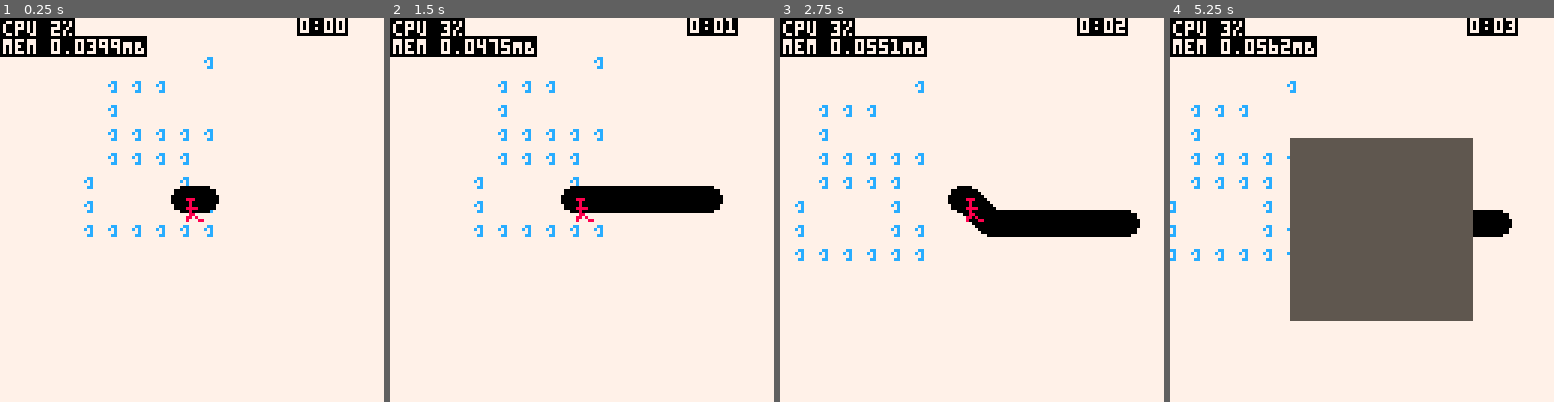
Above: before the commit, frames 1-4 (left to right).
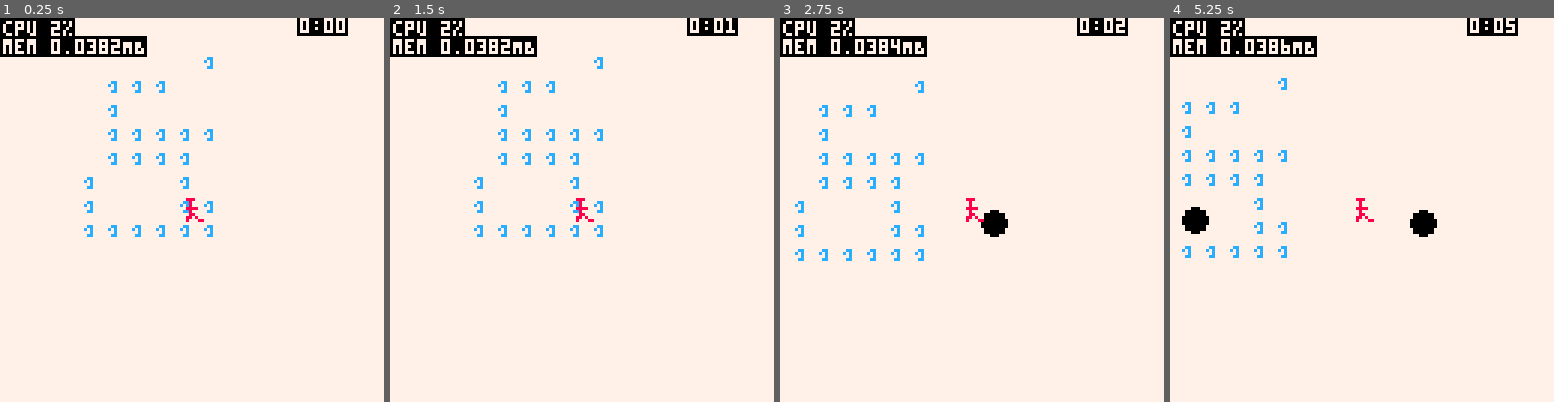
Above: after the commit, the same moments.

Repository: wsasaki01/bath-hack-2026
Game: PICO-8 cartridge bh26.p8
Two runs of this game, one before a commit and one after it. Both use one fixed random seed, a clock stepped at 60 frames per second and the inputs below.
Inputs:
- Up to frame 1 (0.25 s): no input
- Up to frame 2 (1.5 s): tap O (Z key) at 0.7 s
- Up to frame 3 (2.75 s): hold Right 1.6-2.1 s; tap O (Z key) at 1.7, 2.1, 2.5 s; hold Up 2.15-2.42 s; hold Right from 2.47 s (still down)
- Up to frame 4 (5.25 s): tap O (Z key) every 0.4 s from 2.9 to 4.9 s; release Right at 3.03 s; hold Left 3.08-3.58 s; hold Down 3.63-3.97 s; hold Right 4.02-4.68 s; hold Up 4.73-5.03 s; hold Left from 5.08 s (still down)

The runs differ from the first frame. In frame 1, 0.7% of the frame differs, in the area x 25-58%, y 6-51%; in frame 2, 2.9%; in frame 3, 3.2%; in frame 4, 26%, in the area x 0-90%, y 0-79%.

Commit message:
Fixes for projectile spawn rate

Diff:
--- a/init.lua
+++ b/init.lua
@@ -37,5 +37,6 @@
 	items = {}
 	projs = {}
 	-- Add a new item to roster
+
 	add(items, create_item(0))
 end
--- a/output/init_out.lua
+++ b/output/init_out.lua
@@ -16,8 +16,11 @@
 
 	menu = 1
 
+	control_menu = true
+
 
 	menu_idx = 1
+
 
 	end_screen = false
 
@@ -29,9 +32,11 @@
 end
 
 function init_game()
+	control_menu = false
 	p = create_player()
 	items = {}
 	projs = {}
 
+
 	add(items, create_item(0))
 end
--- a/output/update_out.lua
+++ b/output/update_out.lua
@@ -1,6 +1,6 @@
 function _update()
 	global_cnt += 1
-	if (global_cnt > 36000) global_cnt = 0
+	if (global_cnt > 30000) global_cnt = 0
 
 
     for n in all(cname) do
@@ -33,11 +33,13 @@
 		else
 			time = flr(t())
 
+			--[[
 
 			if time > 2 then
 				end_screen = true
 				menu_idx = 0
 			end
+			]]
 
 			for i in all(items) do
 				i:cooldown()
--- a/update.lua
+++ b/update.lua
@@ -1,6 +1,6 @@
 function _update()
 	global_cnt += 1
-	if (global_cnt > 36000) global_cnt = 0
+	if (global_cnt > 30000) global_cnt = 0
 
     -- Decrement all counters
     for n in all(cname) do
@@ -33,11 +33,13 @@
 		else
 			time = flr(t())
 
+			--[[
 			-- Stop game after time is up
 			if time > 2 then
 				end_screen = true
 				menu_idx = 0
 			end
+			]]
 
 			for i in all(items) do
 				i:cooldown()
